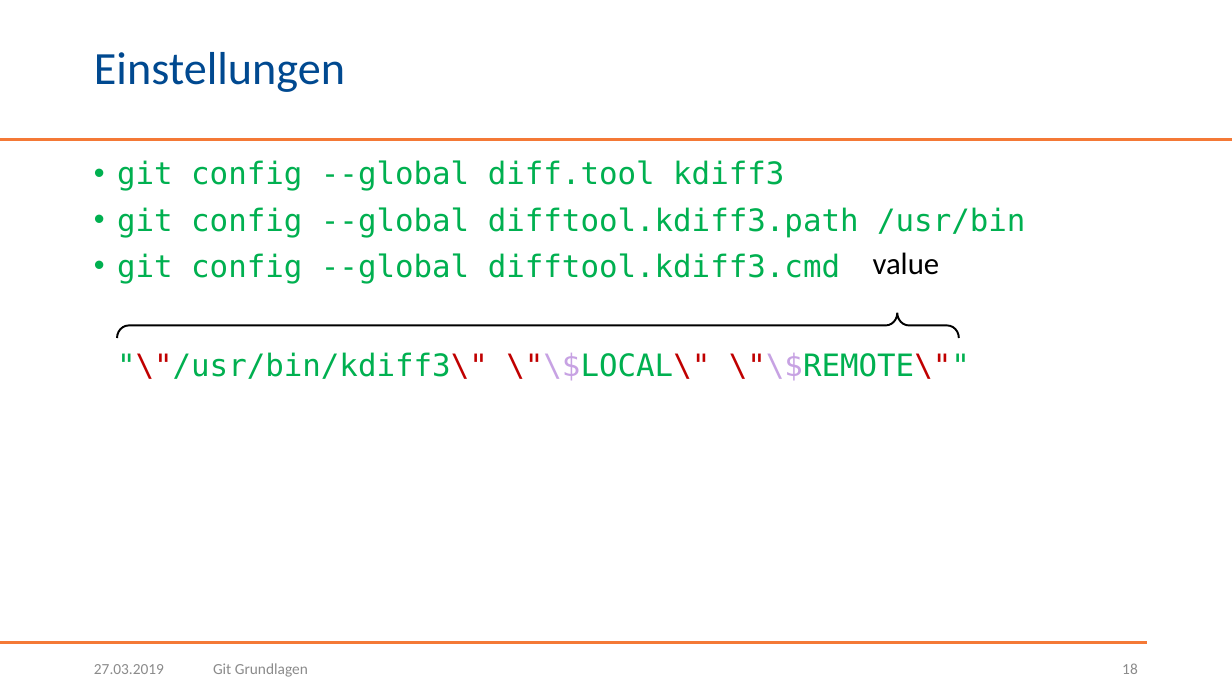
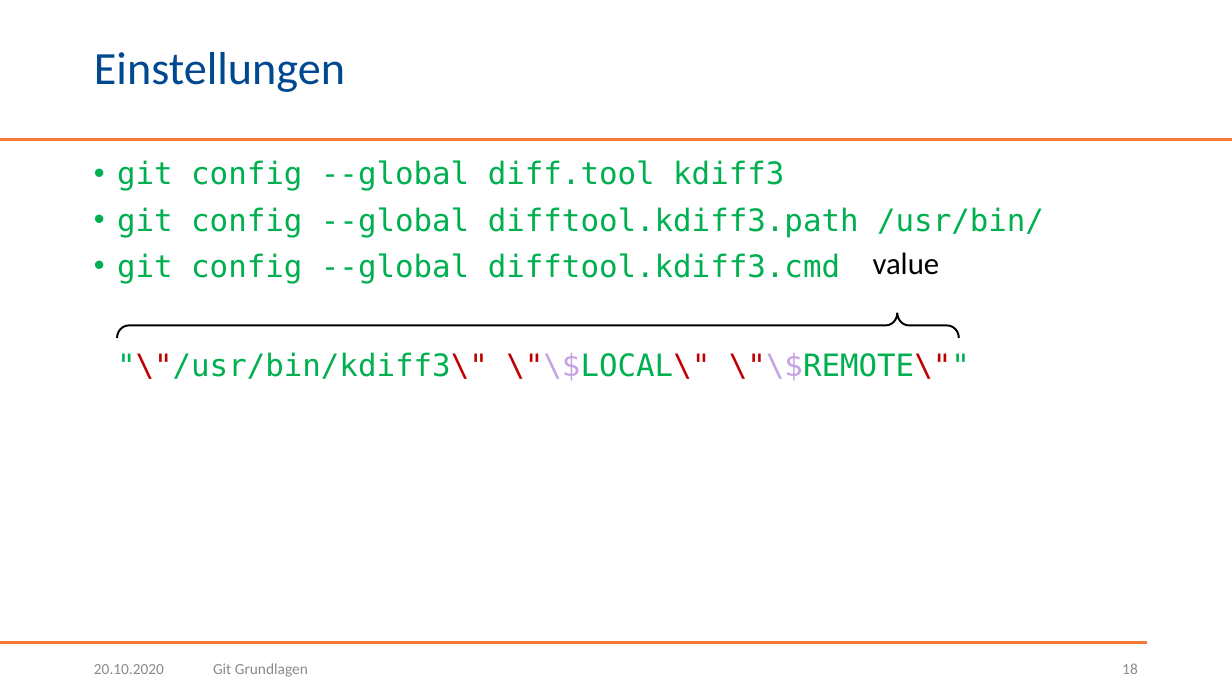
Before and after one commit to BogyMitutoyoCTL/Snake-AI-Preparation, a slide deck: slide 18 of praesentationen/Git Grundlagen.pptx. Drawn at 1232x693 pixels with LibreOffice and Linux fonts; fonts in the diff are those of the drawing; background and template pictures are left out. Boxes give left, top, right and bottom in pixels: in the first picture for what was removed or moved away, otherwise in the second. Text is boxed around its words. In the diff, an @@ line names an element or a change of style, - is before the commit and + after.

```diff
--- a/praesentationen/Git Grundlagen.pptx
+++ b/praesentationen/Git Grundlagen.pptx
@@ text at (x1=117, y1=207, x2=1044, y2=237): text changed @@
-• git config --global difftool.kdiff3.path /usr/bin
+• git config --global difftool.kdiff3.path /usr/bin/
@@ text at (x1=94, y1=664, x2=164, y2=674): text changed @@
-27.03.2019
+20.10.2020
```
Also in this commit, not shown: 48 other slides changed, 2 other files.
